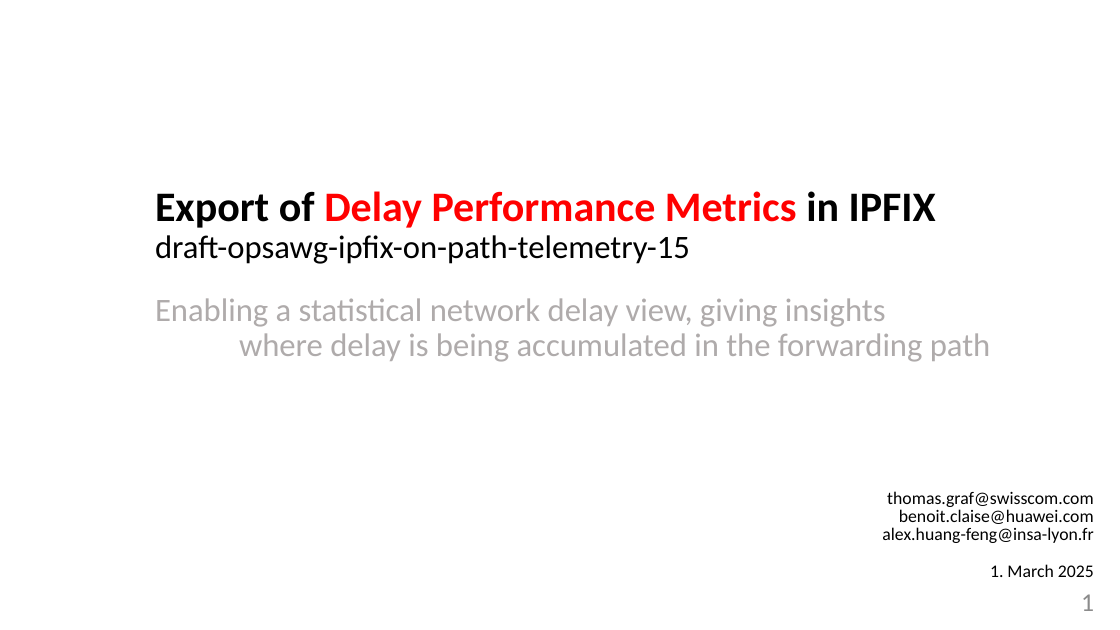
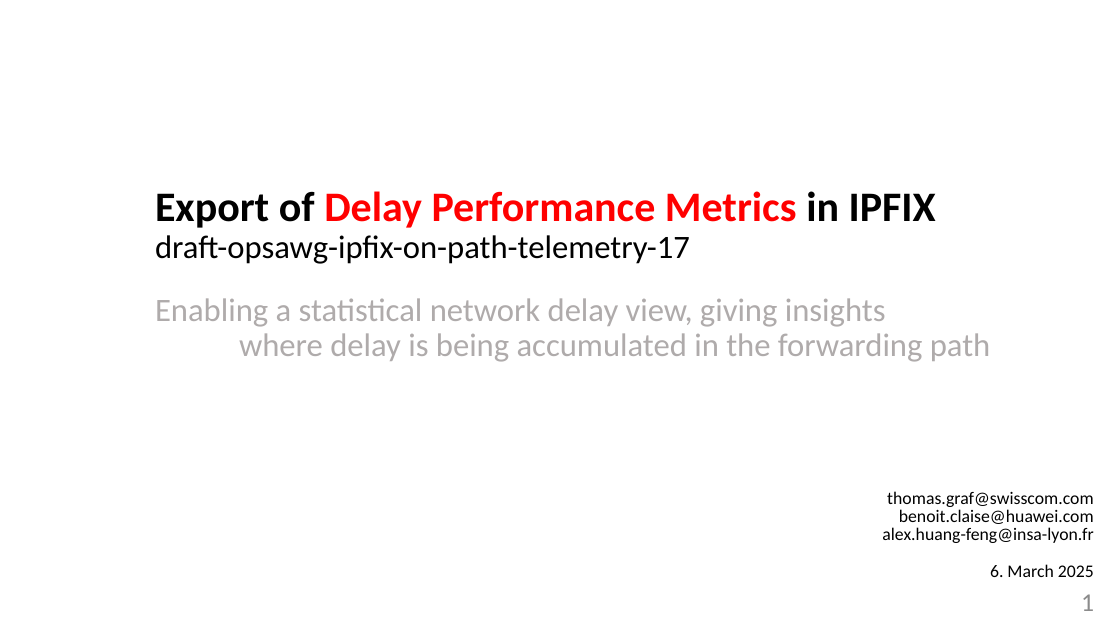
Before and after one commit to network-analytics/ietf-network-analytics-document-status, a slide deck: slide 1 of 122/OPSAWG/draft-opsawg-ipfix-on-path-telemetry.pptx. Drawn at 1120x630 pixels with LibreOffice and Linux fonts; fonts in the diff are those of the drawing. Boxes give left, top, right and bottom in pixels: in the first picture for what was removed or moved away, otherwise in the second. Text is boxed around its words. In the diff, an @@ line names an element or a change of style, - is before the commit and + after.

```diff
--- a/122/OPSAWG/draft-opsawg-ipfix-on-path-telemetry.pptx
+++ b/122/OPSAWG/draft-opsawg-ipfix-on-path-telemetry.pptx
@@ text at bbox=[155, 191, 936, 264]: text changed @@
-Export of Delay Performance Metrics in IPFIX
-draft-opsawg-ipfix-on-path-telemetry-15
+Export of Delay Performance Metrics in IPFIX
+draft-opsawg-ipfix-on-path-telemetry-17
@@ text at bbox=[990, 564, 1094, 577]: text changed @@
-1. March 2025
+6. March 2025
```
Also in this commit, not shown: 1 other slide changed, 1 other file.
